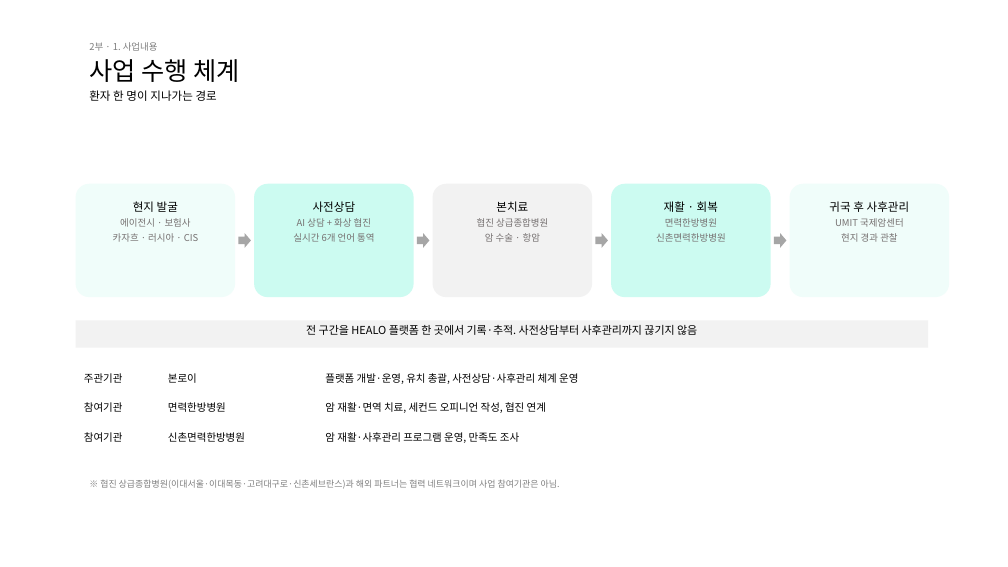
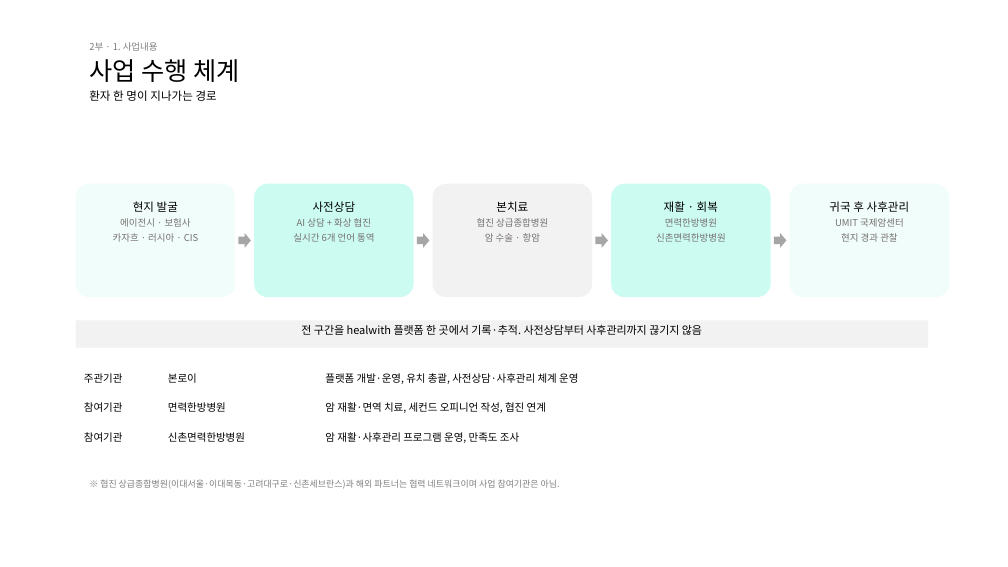
Before and after one commit to bonroi2296-tech/HEALO_KHIDI, a slide deck: slide 8 of docs/presentations/KHIDI_중간보고_20260827.pptx. Drawn at 1008x567 pixels with LibreOffice and Linux fonts; fonts in the diff are those of the drawing. Boxes give left, top, right and bottom in pixels: in the first picture for what was removed or moved away, otherwise in the second. Text is boxed around its words. In the diff, an @@ line names an element or a change of style, - is before the commit and + after.

```diff
--- a/docs/presentations/KHIDI_중간보고_20260827.pptx
+++ b/docs/presentations/KHIDI_중간보고_20260827.pptx
@@ text at <box>301,325,702,335</box>: text changed @@
-전 구간을 HEALO 플랫폼 한 곳에서 기록·추적. 사전상담부터 사후관리까지 끊기지 않음
+전 구간을 healwith 플랫폼 한 곳에서 기록·추적. 사전상담부터 사후관리까지 끊기지 않음
```
Also in this commit, not shown: 1 other slide changed, 2 other files.
